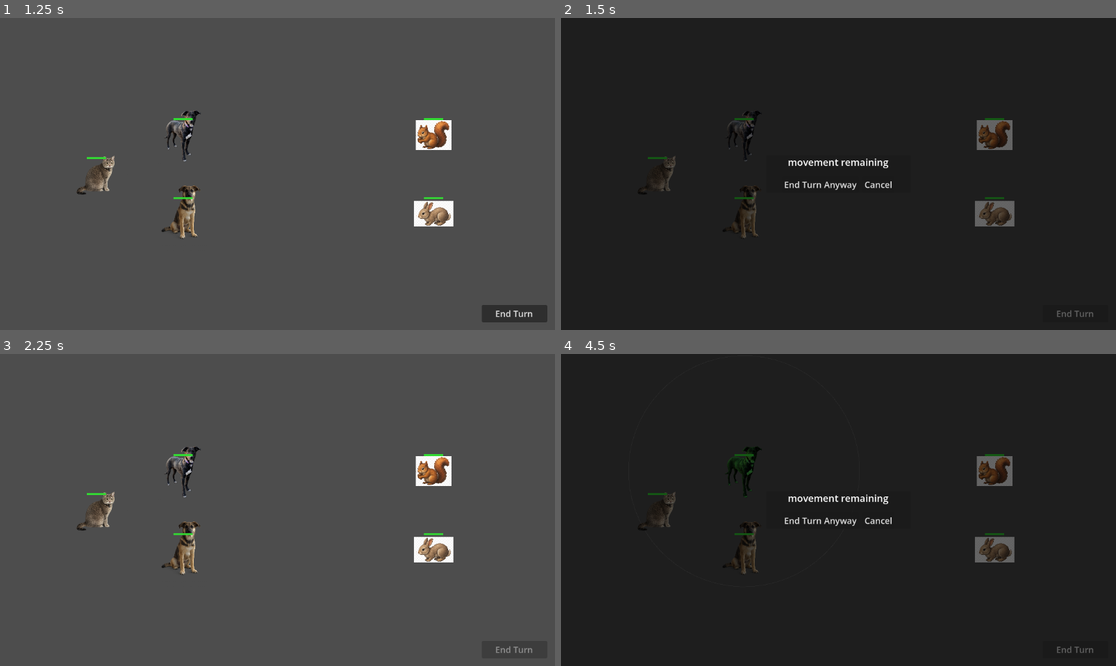
Above: before the commit, frames 1-4 (two rows, left to right).
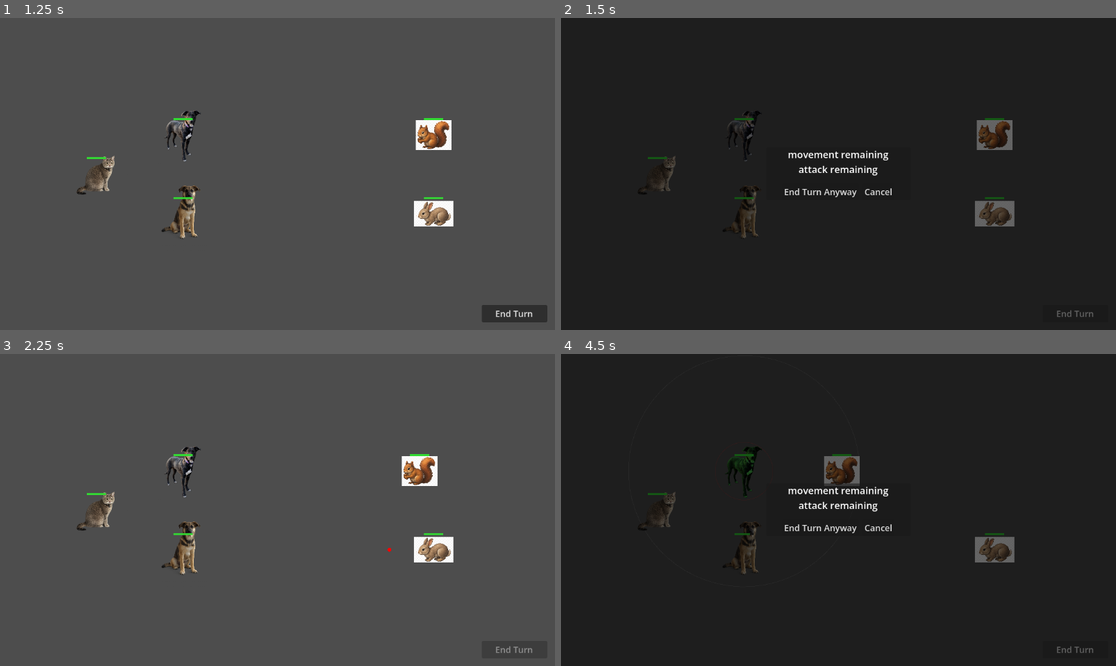
Above: after the commit, the same moments.

Repository: forsman5/volcano
Game: Godot game, scene res://scenes/menu.tscn
Two runs of this game, one before a commit and one after it. Both use one fixed random seed, a clock stepped at 60 frames per second and the inputs below.
Inputs (mouse positions are in pixels of both pictures, inside the frame that each line leads up to):
- Up to frame 1 (1.25 s): click "Start Game" at 0.5 s
- Up to frame 2 (1.5 s): click "End Turn" at 1.25 s
- Up to frame 3 (2.25 s): click "End Turn Anyway" at 2 s
- Up to frame 4 (4.5 s): tap Enter at 2.75 s; move the mouse to (655, 510) at 2.77 s; click (655, 510) at 2.92 s; move the mouse to (744, 472) at 3.52 s; click (744, 472) at 3.67 s; click "End Turn" at 4.25 s

Frame 1 is identical in both runs. In frame 2, 1.0% of the frame differs, in the area x 40-60%, y 42-58%; in frame 3, 0.8%; in frame 4, 1.9%, in the area x 34-82%, y 32-59%.

Commit message:
Add combat system with base class, projectiles, and enemy archetypes
Introduces BaseUnit as shared base class for PlayerUnit and EnemyUnit,
covering health/damage, pending move/attack, ready_for_end_turn (now
Array[String]), begin/end_execution, and take_damage with _is_dead guard.

Player fires ranged projectiles (Node2D red circle, wall-blocked via
raycast). Allies are melee and auto-move to their attack target. Enemy1
is a melee chaser; enemy2 is a ranged fleer that fires arrows. Enemy3+
defaults to melee chaser. Right-click on enemy sets pending attack (red
arc + line); right-click on empty space sets pending move (cyan).

Co-Authored-By: Claude Sonnet 4.6 <noreply@anthropic.com>

Diff:
--- a/scenes/enemy.tscn
+++ b/scenes/enemy.tscn
@@ -3,6 +3,9 @@
 [ext_resource type="Script" path="res://scripts/enemy.gd" id="1_enemy_gd"]
 
 [sub_resource type="CircleShape2D" id="CircleShape2D_enemy"]
+radius = 25.0
+
+[sub_resource type="CircleShape2D" id="CircleShape2D_target"]
 radius = 25.0
 
 [node name="Enemy" type="CharacterBody2D"]
@@ -13,3 +16,8 @@
 
 [node name="CollisionShape2D" type="CollisionShape2D" parent="."]
 shape = SubResource("CircleShape2D_enemy")
+
+[node name="TargetArea" type="Area2D" parent="."]
+
+[node name="CollisionShape2D" type="CollisionShape2D" parent="TargetArea"]
+shape = SubResource("CircleShape2D_target")
--- /dev/null
+++ b/scripts/base_unit.gd
@@ -0,0 +1,104 @@
+class_name BaseUnit
+extends CharacterBody2D
+
+signal died
+
+@export var move_speed: float = 150.0
+@export var unit_texture: Texture2D
+@export var max_health: float = 100.0
+@export var is_melee: bool = false
+@export var attack_range: float = 200.0
+@export var attack_damage: float = 25.0
+
+const ARRIVAL_THRESHOLD := 4.0
+
+var health: float
+var _target_position: Vector2
+var _is_moving: bool = false
+var _is_dead: bool = false
+
+var _pending_move_target: Vector2
+var _has_pending_move: bool = false
+var _pending_attack_target: Node2D = null
+var _has_pending_attack: bool = false
+
+var _health_bar: HealthBar = null
+
+
+func _ready() -> void:
+	health = max_health
+	move_speed *= GameConfig.speed_multiplier
+	motion_mode = CharacterBody2D.MOTION_MODE_FLOATING
+	if GameConfig.show_health_bars:
+		_health_bar = HealthBar.new()
+		_health_bar.position = Vector2(0.0, -35.0)
+		add_child(_health_bar)
+		_health_bar.setup(health, max_health)
+
+
+func move_to(pos: Vector2) -> void:
+	_target_position = pos
+	_is_moving = true
+
+
+func set_pending_move(pos: Vector2) -> void:
+	_pending_move_target = pos
+	_has_pending_move = true
+
+
+func set_pending_attack(target: Node2D) -> void:
+	_pending_attack_target = target
+	_has_pending_attack = true
+
+
+func ready_for_end_turn() -> Array[String]:
+	var w: Array[String] = []
+	var attack_covers_move := is_melee and _has_pending_attack
+	if not attack_covers_move and not _has_pending_move:
+		w.append("movement remaining")
+	if not _has_pending_attack:
+		w.append("attack remaining")
+	return w
+
+
+func begin_execution() -> void:
+	if is_melee and _has_pending_attack and is_instance_valid(_pending_attack_target):
+		move_to(_pending_attack_target.global_position)
+	elif _has_pending_move:
+		move_to(_pending_move_target)
+
+
+func end_execution() -> void:
+	_has_pending_move = false
+	_has_pending_attack = false
+	_is_moving = false
+	velocity = Vector2.ZERO
+
+
+func take_damage(amount: float) -> void:
+	if _is_dead:
+		return
+	health -= amount
+	if _health_bar:
+		_health_bar.setup(health, max_health)
+	if health <= 0.0:
+		_is_dead = true
+		die()
+
+
+func die() -> void:
+	died.emit()
+	queue_free()
+
+
+func _move_step() -> void:
+	if not _is_moving:
+		return
+	var dir := _target_position - global_position
+	if dir.length() <= ARRIVAL_THRESHOLD:
+		_is_moving = false
+		velocity = Vector2.ZERO
+		move_and_slide()
+		return
+	velocity = dir.normalized() * move_speed
+	move_and_slide()
--- a/scripts/enemy.gd
+++ b/scripts/enemy.gd
@@ -1,72 +1,69 @@
 class_name EnemyUnit
-extends CharacterBody2D
+extends BaseUnit
 
-signal caught
+signal target_clicked(enemy: EnemyUnit)
 
-@export var move_speed: float = 160.0
-@export var unit_texture: Texture2D
+enum BehaviorType { MELEE_CHASER, RANGED_FLEEING }
+
+@export var behavior: BehaviorType = BehaviorType.MELEE_CHASER
 @export var alert_radius: float = 350.0
-@export var catch_distance: float = 60.0
-@export var max_health: float = 80.0
-
-var health: float = 80.0
 
 var _is_executing: bool = false
 
 @onready var _sprite: Sprite2D = $Sprite2D
+@onready var _target_area: Area2D = $TargetArea
 
 
 func _ready() -> void:
-	motion_mode = CharacterBody2D.MOTION_MODE_FLOATING
-	health = max_health
-	move_speed *= GameConfig.speed_multiplier
+	max_health = 80.0
+	move_speed = 160.0
+	is_melee = (behavior == BehaviorType.MELEE_CHASER)
+	attack_range = 60.0 if is_melee else 350.0
+	attack_damage = 20.0
+	super._ready()
 	if unit_texture:
 		_sprite.texture = unit_texture
-	if GameConfig.show_health_bars:
-		var bar := HealthBar.new()
-		bar.position = Vector2(0.0, -35.0)
-		add_child(bar)
-		bar.setup(health, max_health)
+	_target_area.input_event.connect(_on_target_area_input)
 
 
 func _physics_process(_delta: float) -> void:
 	if not _is_executing:
 		velocity = Vector2.ZERO
 		return
+	match behavior:
+		BehaviorType.MELEE_CHASER:
+			_move_step()
+		BehaviorType.RANGED_FLEEING:
+			_flee_step()
 
+
+func _flee_step() -> void:
 	var nearest := _nearest_hero()
-
 	if nearest == null:
 		velocity = Vector2.ZERO
 		move_and_slide()
 		return
-
 	var dist := global_position.distance_to(nearest.global_position)
-
-	if dist <= catch_distance:
-		caught.emit()
-		queue_free()
-		return
-
 	if dist <= alert_radius:
 		velocity = (global_position - nearest.global_position).normalized() * move_speed
 	else:
 		velocity = Vector2.ZERO
-
 	move_and_slide()
-
-
-func ready_for_end_turn() -> String:
-	return ""
 
 
 func begin_execution() -> void:
 	_is_executing = true
+	var nearest := _nearest_hero()
+	if nearest == null:
+		return
+	set_pending_attack(nearest)
+	if behavior == BehaviorType.MELEE_CHASER:
+		move_to(nearest.global_position)
 
 
 func end_execution() -> void:
+	super.end_execution()
 	_is_executing = false
-	velocity = Vector2.ZERO
 
 
 func _nearest_hero() -> Node2D:
@@ -74,8 +71,18 @@
 	var nearest: Node2D = null
 	var nearest_dist := INF
 	for hero in heroes:
-		var d: float = global_position.distance_to(hero.global_position)
+		if not is_instance_valid(hero):
+			continue
+		var d := global_position.distance_to(hero.global_position)
 		if d < nearest_dist:
 			nearest_dist = d
 			nearest = hero
 	return nearest
+
+
+func _on_target_area_input(_viewport: Node, event: InputEvent, _shape_idx: int) -> void:
+	if event is InputEventMouseButton:
+		var mb := event as InputEventMouseButton
+		if mb.button_index == MOUSE_BUTTON_RIGHT and mb.pressed:
+			target_clicked.emit(self)
+			get_viewport().set_input_as_handled()
--- a/scripts/main.gd
+++ b/scripts/main.gd
@@ -39,7 +39,10 @@
 func _spawn_units() -> void:
 	var player := UNIT_SCENE.instantiate() as PlayerUnit
 	player.position = Vector2(200, 324)
+	player.attack_range = 350.0
+	player.attack_damage = 25.0
 	player.clicked.connect(_on_unit_clicked)
+	player.died.connect(func(): _player_units.erase(player))
 	add_child(player)
 	_player_units.append(player)
 
@@ -49,7 +52,11 @@
 		ally.position = ally_positions[i]
 		ally.unit_texture = ALLY_TEXTURES[i % ALLY_TEXTURES.size()]
 		ally.move_speed = 120.0
+		ally.is_melee = true
+		ally.attack_range = 60.0
+		ally.attack_damage = 30.0
 		ally.clicked.connect(_on_unit_clicked)
+		ally.died.connect(func(): _player_units.erase(ally))
 		add_child(ally)
 		_player_units.append(ally)
 
@@ -59,7 +66,9 @@
 		var enemy := ENEMY_SCENE.instantiate() as EnemyUnit
 		enemy.position = enemy_positions[i]
 		enemy.unit_texture = ENEMY_TEXTURES[i % ENEMY_TEXTURES.size()]
-		enemy.caught.connect(_on_enemy_caught)
+		enemy.behavior = EnemyUnit.BehaviorType.RANGED_FLEEING if i == 1 else EnemyUnit.BehaviorType.MELEE_CHASER
+		enemy.died.connect(_on_enemy_died)
+		enemy.target_clicked.connect(_on_enemy_target_clicked)
 		add_child(enemy)
 		_enemy_units.append(enemy)
 
@@ -88,12 +97,16 @@
 	if _turn_phase != TurnPhase.PLANNING:
 		return
 	for unit in _player_units:
-		if unit._has_pending:
-			draw_circle(unit._pending_target, 6.0, Color(0.3, 0.8, 1.0, 0.8))
-			draw_line(unit.global_position, unit._pending_target, Color(0.3, 0.8, 1.0, 0.4), 1.0)
+		if unit._has_pending_move:
+			draw_circle(unit._pending_move_target, 6.0, Color(0.3, 0.8, 1.0, 0.8))
+			draw_line(unit.global_position, unit._pending_move_target, Color(0.3, 0.8, 1.0, 0.4), 1.0)
+		if unit._has_pending_attack and is_instance_valid(unit._pending_attack_target):
+			draw_circle(unit._pending_attack_target.global_position, 8.0, Color(1.0, 0.2, 0.2, 0.9))
+			draw_line(unit.global_position, unit._pending_attack_target.global_position, Color(1.0, 0.2, 0.2, 0.5), 1.0)
 	if selected_unit != null:
-		var budget_radius := GameConfig.budget_ticks / 60.0 * selected_unit.move_speed
-		draw_arc(selected_unit.global_position, budget_radius, 0.0, TAU, 64, Color(1.0, 1.0, 1.0, 0.15), 1.0)
+		var move_r := GameConfig.budget_ticks / 60.0 * selected_unit.move_speed
+		draw_arc(selected_unit.global_position, move_r, 0.0, TAU, 64, Color(1.0, 1.0, 1.0, 0.15), 1.0)
+		draw_arc(selected_unit.global_position, selected_unit.attack_range, 0.0, TAU, 64, Color(1.0, 0.2, 0.2, 0.25), 1.0)
 
 
 func _unhandled_input(event: InputEvent) -> void:
@@ -112,12 +125,18 @@
 				queue_redraw()
 
 
+func _on_enemy_target_clicked(enemy: EnemyUnit) -> void:
+	if selected_unit != null and _turn_phase == TurnPhase.PLANNING:
+		selected_unit.set_pending_attack(enemy)
+		queue_redraw()
+
+
 func _on_end_turn() -> void:
 	var warnings: Array[String] = []
 	for unit in _player_units:
-		var w := unit.ready_for_end_turn()
-		if w != "" and w not in warnings:
-			warnings.append(w)
+		for w in unit.ready_for_end_turn():
+			if w not in warnings:
+				warnings.append(w)
 	if warnings.is_empty():
 		_begin_execution()
 	else:
@@ -129,14 +148,43 @@
 	_exec_frames = 0
 	_end_turn_btn.disabled = true
 	queue_redraw()
+
 	for unit in _player_units:
 		unit.begin_execution()
+		if not unit.is_melee and unit._has_pending_attack and is_instance_valid(unit._pending_attack_target):
+			var proj := Projectile.new()
+			proj.global_position = unit.global_position
+			proj.target_unit = unit._pending_attack_target
+			proj.damage = unit.attack_damage
+			add_child(proj)
+
 	for enemy in _enemy_units:
-		if is_instance_valid(enemy):
-			enemy.begin_execution()
+		if not is_instance_valid(enemy):
+			continue
+		enemy.begin_execution()
+		if not enemy.is_melee and enemy._has_pending_attack and is_instance_valid(enemy._pending_attack_target):
+			var proj := Projectile.new()
+			proj.global_position = enemy.global_position
+			proj.target_unit = enemy._pending_attack_target
+			proj.damage = enemy.attack_damage
+			add_child(proj)
 
 
 func _end_execution() -> void:
+	for unit in _player_units:
+		if unit.is_melee and unit._has_pending_attack:
+			var t := unit._pending_attack_target
+			if is_instance_valid(t) and unit.global_position.distance_to(t.global_position) <= unit.attack_range:
+				t.take_damage(unit.attack_damage)
+
+	for enemy in _enemy_units:
+		if not is_instance_valid(enemy):
+			continue
+		if enemy.is_melee and enemy._has_pending_attack:
+			var t := enemy._pending_attack_target
+			if is_instance_valid(t) and enemy.global_position.distance_to(t.global_position) <= enemy.attack_range:
+				t.take_damage(enemy.attack_damage)
+
 	_turn_phase = TurnPhase.PLANNING
 	_end_turn_btn.disabled = false
 	for unit in _player_units:
@@ -185,7 +233,7 @@
 	queue_redraw()
 
 
-func _on_enemy_caught() -> void:
+func _on_enemy_died() -> void:
 	_enemies_remaining -= 1
 	if _enemies_remaining == 0:
 		$WinScreen.visible = true
--- a/scripts/player.gd
+++ b/scripts/player.gd
@@ -1,79 +1,22 @@
 class_name PlayerUnit
-extends CharacterBody2D
+extends BaseUnit
 
 signal clicked(unit: PlayerUnit)
-
-@export var move_speed: float = 150.0
-@export var unit_texture: Texture2D
-@export var max_health: float = 100.0
-
-const ARRIVAL_THRESHOLD: float = 4.0
-
-var health: float = 100.0
-
-var _target_position: Vector2 = Vector2.ZERO
-var _is_moving: bool = false
-
-var _pending_target: Vector2 = Vector2.ZERO
-var _has_pending: bool = false
 
 @onready var _area: Area2D = $Area2D
 @onready var _sprite: Sprite2D = $Sprite2D
 
 
 func _ready() -> void:
+	super._ready()
 	add_to_group("heroes")
-	health = max_health
-	move_speed *= GameConfig.speed_multiplier
-	motion_mode = CharacterBody2D.MOTION_MODE_FLOATING
 	if unit_texture:
 		_sprite.texture = unit_texture
 	_area.input_event.connect(_on_area_input_event)
-	if GameConfig.show_health_bars:
-		var bar := HealthBar.new()
-		bar.position = Vector2(0.0, -35.0)
-		add_child(bar)
-		bar.setup(health, max_health)
 
 
 func _physics_process(_delta: float) -> void:
-	if not _is_moving:
-		return
-	var direction := _target_position - global_position
-	if direction.length() <= ARRIVAL_THRESHOLD:
-		_is_moving = false
-		velocity = Vector2.ZERO
-		move_and_slide()
-		return
-	velocity = direction.normalized() * move_speed
-	move_and_slide()
-
-
-func move_to(pos: Vector2) -> void:
-	_target_position = pos
-	_is_moving = true
-
-
-func set_pending_move(pos: Vector2) -> void:
-	_pending_target = pos
-	_has_pending = true
-
-
-func ready_for_end_turn() -> String:
-	if not _has_pending:
-		return "movement remaining"
-	return ""
-
-
-func begin_execution() -> void:
-	if _has_pending:
-		move_to(_pending_target)
-
-
-func end_execution() -> void:
-	_has_pending = false
-	_is_moving = false
-	velocity = Vector2.ZERO
+	_move_step()
 
 
 func set_selected(selected: bool) -> void:
--- /dev/null
+++ b/scripts/projectile.gd
@@ -0,0 +1,39 @@
+class_name Projectile
+extends Node2D
+
+var target_unit: Node2D
+var damage: float = 25.0
+var speed: float = 500.0
+
+
+func _ready() -> void:
+	queue_redraw()
+
+
+func _draw() -> void:
+	draw_circle(Vector2.ZERO, 4.0, Color.RED)
+
+
+func _process(delta: float) -> void:
+	if get_tree().paused:
+		return
+	if not is_instance_valid(target_unit):
+		queue_free()
+		return
+
+	var target_pos := target_unit.global_position
+
+	var space := get_world_2d().direct_space_state
+	var query := PhysicsRayQueryParameters2D.create(global_position, target_pos)
+	var hit := space.intersect_ray(query)
+	if hit and hit.collider is StaticBody2D:
+		queue_free()
+		return
+
+	var dir := target_pos - global_position
+	if dir.length() <= speed * delta:
+		target_unit.take_damage(damage)
+		queue_free()
+		return
+
+	global_position += dir.normalized() * speed * delta
Binary file added: assets/enemy3.png
